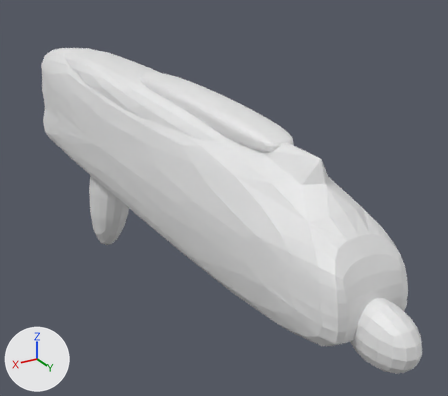
A saved change to the Blender file models/gun.blend.
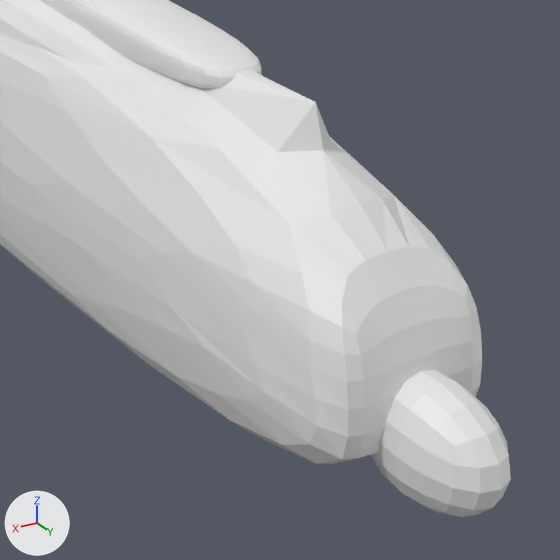
There are two pictures of each version: one whole from a camera (50 mm lens) standing at (5.34, 4.89, 4.28) and looking at (-1.15, -5.93, -1.13), one close up on the part from 35% to 100% of the width and 27% to 100% of the height. The lights are fixed; the arrows at lower left show +X, +Y and +Z.
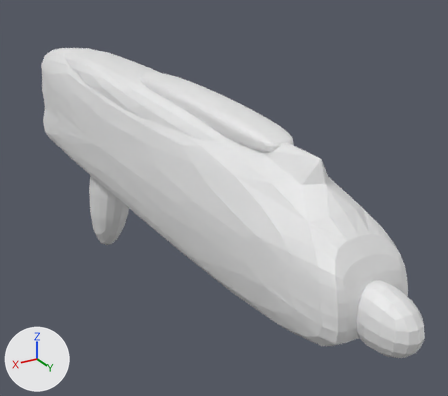
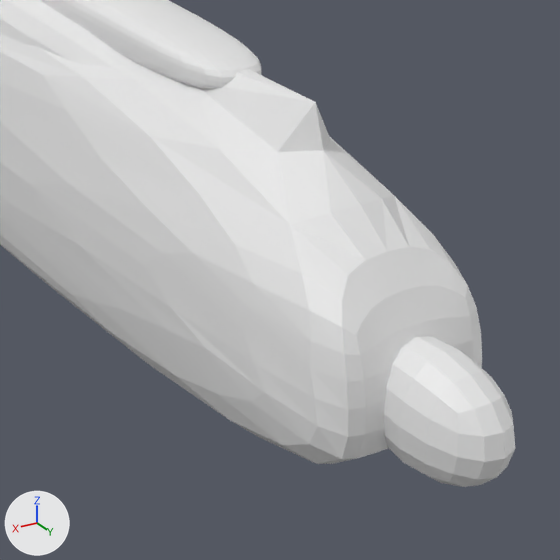
The newer file is also rescaled (x0.291) as a whole; pictures and numbers use the older file's frame.

The change in detail:
me_cube_001 has 99 vertices, 77 faces, 1 loose edge and spans x -1.0..1.0, y -1.08..0.06, z -3.16..1.12.
me_cube_001 is used by ob_cube; location (0.0, 0.0, 0.0); scale (1.0, 13.0, 1.5).
me_cube_001 part 1: the loose piece of 8 vertices spanning x -0.42..0.42, y -0.05..0.06, z -0.82..0.0 is moved by (0.0, 0.0, 0.16).

What differs and where, as boxes (x1, y1, x2, y2) in the close-ups (560 x 560 px; the box of a moved part takes in the faces that stretch with it):
'Cube', reshaped
    before: (0, 0, 511, 517)
    after: (0, 0, 516, 487)
part 1 of me_cube_001, moved or reshaped
    before: (371, 370, 511, 517)
    after: (384, 337, 516, 487)
